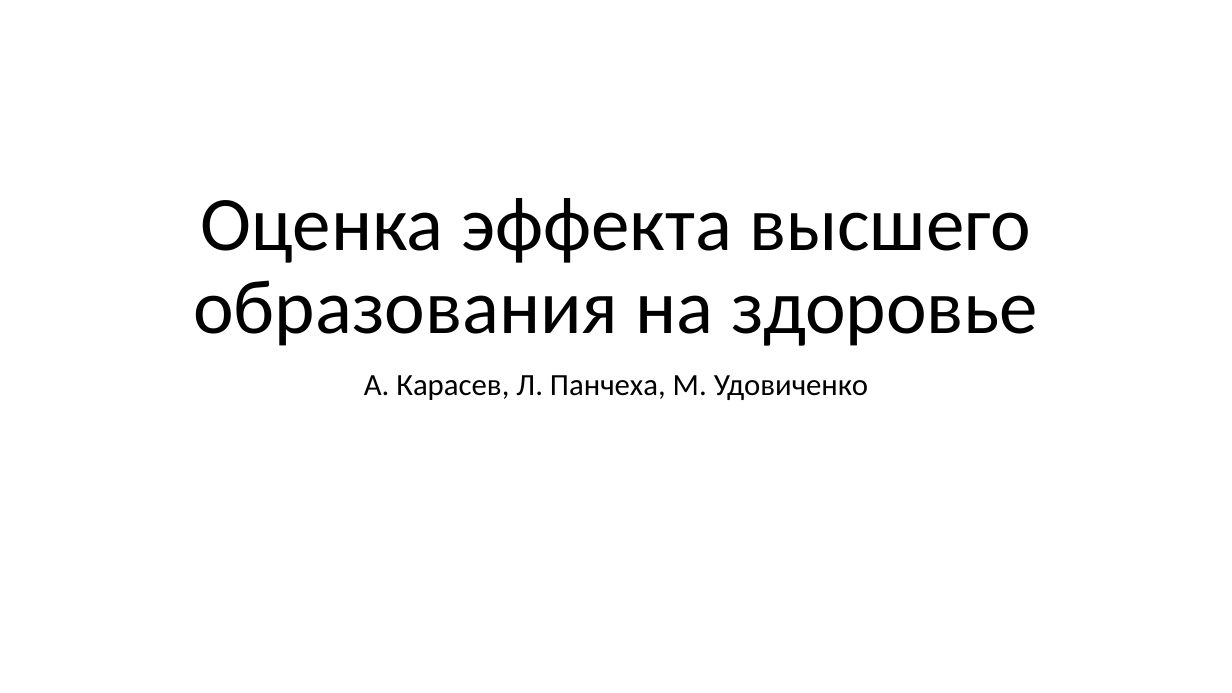
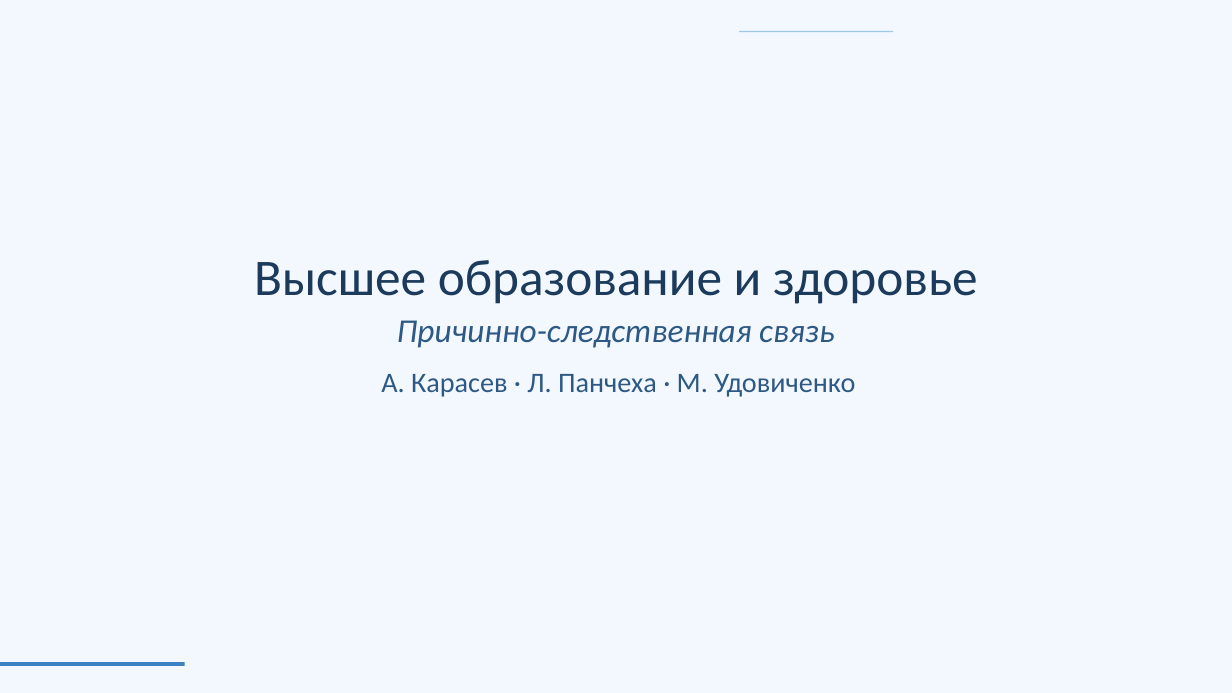
Before and after one commit to alexveider1/Econometrics-project, a slide deck: slide 1 of presentation.pptx. Drawn at 1232x693 pixels with LibreOffice and Linux fonts; fonts in the diff are those of the drawing. Boxes give left, top, right and bottom in pixels: in the first picture for what was removed or moved away, otherwise in the second. Text is boxed around its words. In the diff, an @@ line names an element or a change of style, - is before the commit and + after.

Commit message:
update `text.pdf` and `presentation.pptx`

```diff
--- a/presentation.pptx
+++ b/presentation.pptx
@@ background #FFFFFF to #F2F8FE @@
@@ rectangle added at [739, 30, 894, 31], fill #9DC8E8 @@
@@ title at [254, 260, 978, 348]: text changed; size 60 to 40 pt; text colour #000000 to #1B3A5C @@
-Оценка эффекта высшего образования на здоровье
+Высшее образование и здоровье
+Причинно-следственная связь
@@ subtitle at [381, 374, 855, 397]: text changed; size 24 to 22 pt; text colour #000000 to #2E5984 @@
-А. Карасев, Л. Панчеха, М. Удовиченко
+А. Карасев · Л. Панчеха · М. Удовиченко
@@ rectangle added at [0, 663, 185, 666], fill #3B82C4 @@
```
Also in this commit, not shown: 19 slides added, 1 slide removed, 2 other files.
